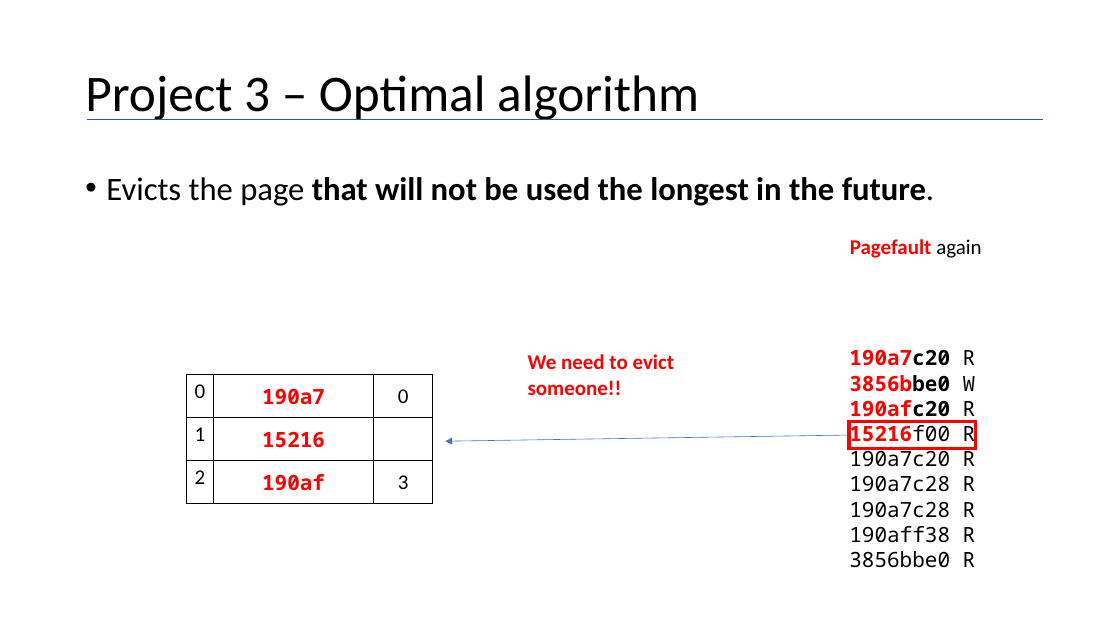
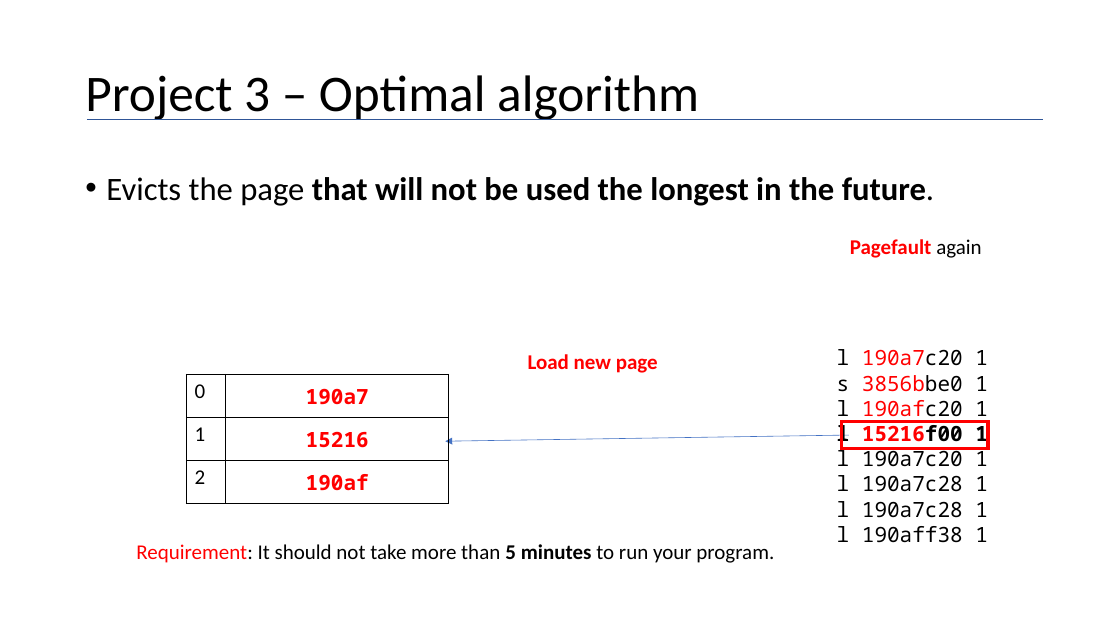
Before and after one commit to maher460/Pitt_CS1550_recitation_materials, a slide deck: slide 21 of week10/cs1550_spring2019_project3.pptx (slide 24 before the commit). Drawn at 1120x630 pixels with LibreOffice and Linux fonts; fonts in the diff are those of the drawing. Boxes give left, top, right and bottom in pixels: in the first picture for what was removed or moved away, otherwise in the second. Text is boxed around its words. In the diff, an @@ line names an element or a change of style, - is before the commit and + after.

```diff
--- a/week10/cs1550_spring2019_project3.pptx
+++ b/week10/cs1550_spring2019_project3.pptx
@@ text removed at [528, 354, 675, 395] @@
-We need to evict someone!!
@@ text added at [528, 354, 658, 373], 18 pt, text #FF0000, bold @@
+Load new page
@@ text at [837, 349, 988, 543]: text changed @@
-190a7c20 R
-3856bbe0 W
-190afc20 R
-15216f00 R
-190a7c20 R
-190a7c28 R
-190a7c28 R
-190aff38 R
-3856bbe0 R
+l 190a7c20 1
+s 3856bbe0 1
+l 190afc20 1
+l 15216f00 1
+l 190a7c20 1
+l 190a7c28 1
+l 190a7c28 1
+l 190aff38 1
@@ table at [187, 375, 449, 504] @@
-column 3: 0 |  | 3
@@ table: place and size @@
-table at [187, 375, 434, 504]
+table at [187, 375, 449, 504]
@@ rectangle: place and size @@
-rectangle at [849, 422, 976, 450]
+rectangle at [842, 422, 988, 450]
@@ text added at [136, 544, 774, 563], 18 pt, text #000000 @@
+Requirement: It should not take more than 5 minutes to run your program.
```
Also in this commit, not shown: 29 other slides changed, 9 slides added, 17 slides removed, 1 other file.
